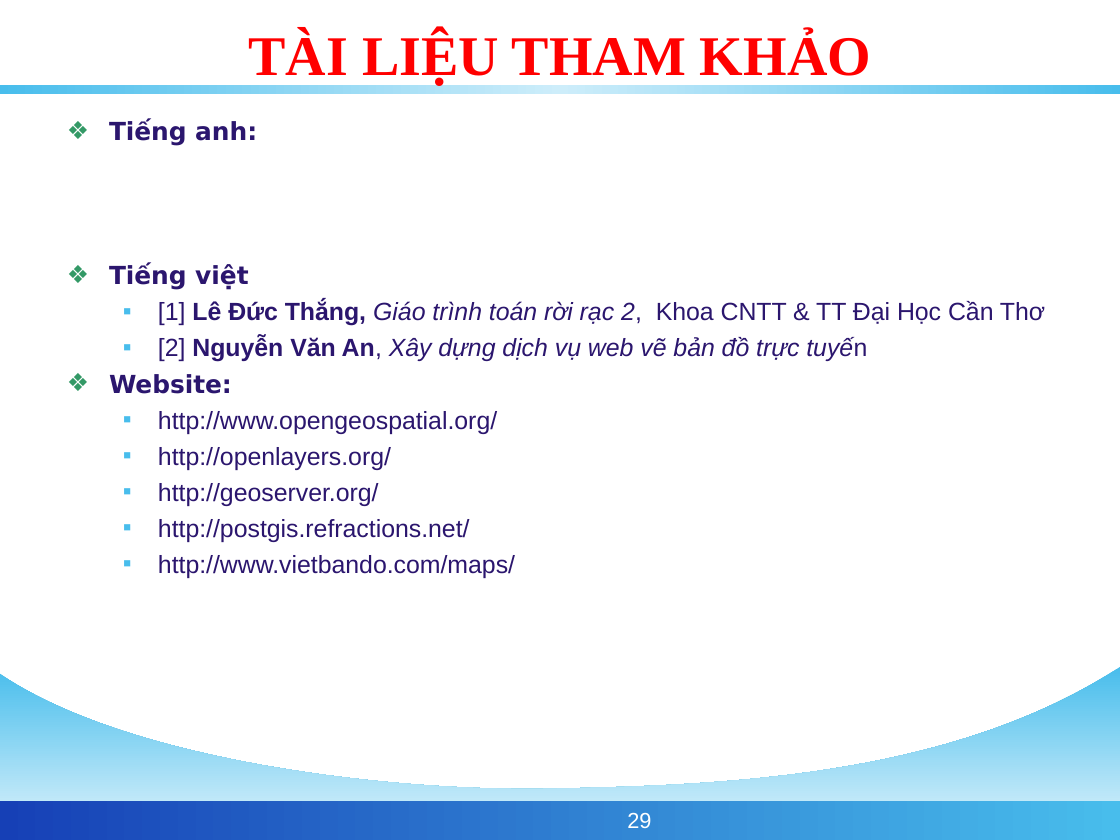
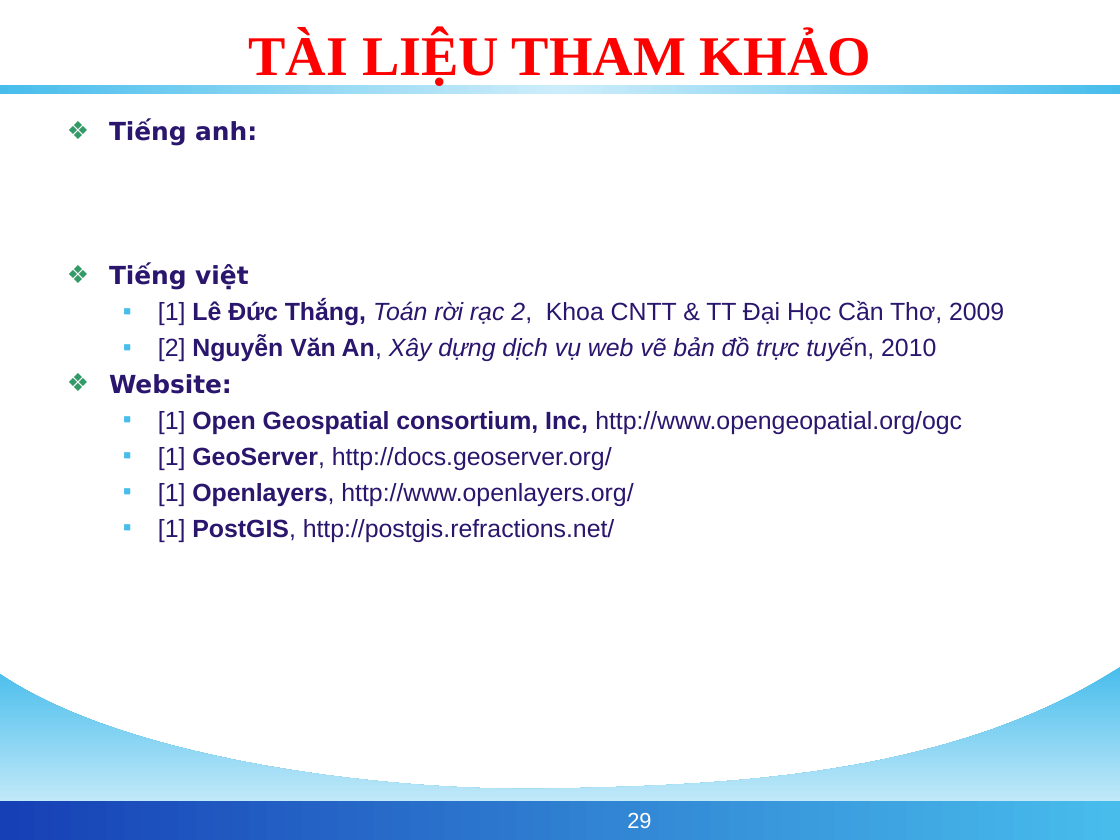
Before and after one commit to phamngsinh/cantho-webgis, a slide deck: slide 29 of Document/Bao Cao/BaoCaoLuanVan.ppt. Drawn at 1120x840 pixels with LibreOffice and Linux fonts; fonts in the diff are those of the drawing; background and template pictures are left out. Boxes give left, top, right and bottom in pixels: in the first picture for what was removed or moved away, otherwise in the second. Text is boxed around its words. In the diff, an @@ line names an element or a change of style, - is before the commit and + after.

```diff
--- a/Document/Bao Cao/BaoCaoLuanVan.ppt
+++ b/Document/Bao Cao/BaoCaoLuanVan.ppt
@@ text at (x1=158, y1=300, x2=1004, y2=362): text changed @@
-  ▪ [1] Lê Đức Thắng, Giáo trình toán rời rạc 2, Khoa CNTT & TT Đại Học Cần Thơ
-  ▪ [2] Nguyễn Văn An, Xây dựng dịch vụ web vẽ bản đồ trực tuyến
+  ▪ [1] Lê Đức Thắng, Toán rời rạc 2, Khoa CNTT & TT Đại Học Cần Thơ, 2009
+  ▪ [2] Nguyễn Văn An, Xây dựng dịch vụ web vẽ bản đồ trực tuyến, 2010
@@ text at (x1=158, y1=411, x2=962, y2=542): text changed @@
-  ▪ http://www.opengeospatial.org/
-  ▪ http://openlayers.org/
-  ▪ http://geoserver.org/
-  ▪ http://postgis.refractions.net/
-  ▪ http://www.vietbando.com/maps/
+  ▪ [1] Open Geospatial consortium, Inc, http://www.opengeopatial.org/ogc
+  ▪ [1] GeoServer, http://docs.geoserver.org/
+  ▪ [1] Openlayers, http://www.openlayers.org/
+  ▪ [1] PostGIS, http://postgis.refractions.net/
```
Also in this commit, not shown: 1 other file.
